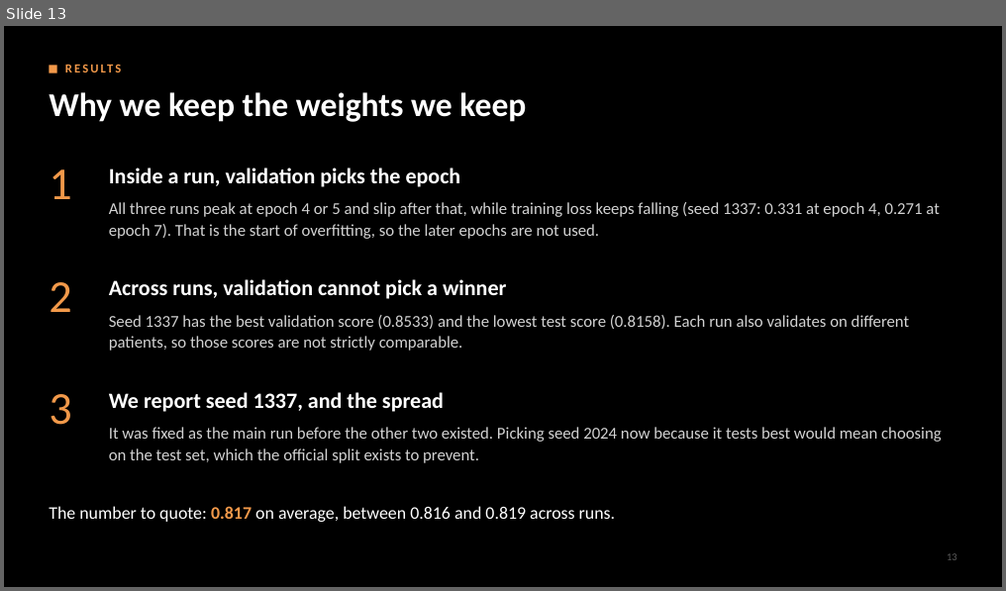
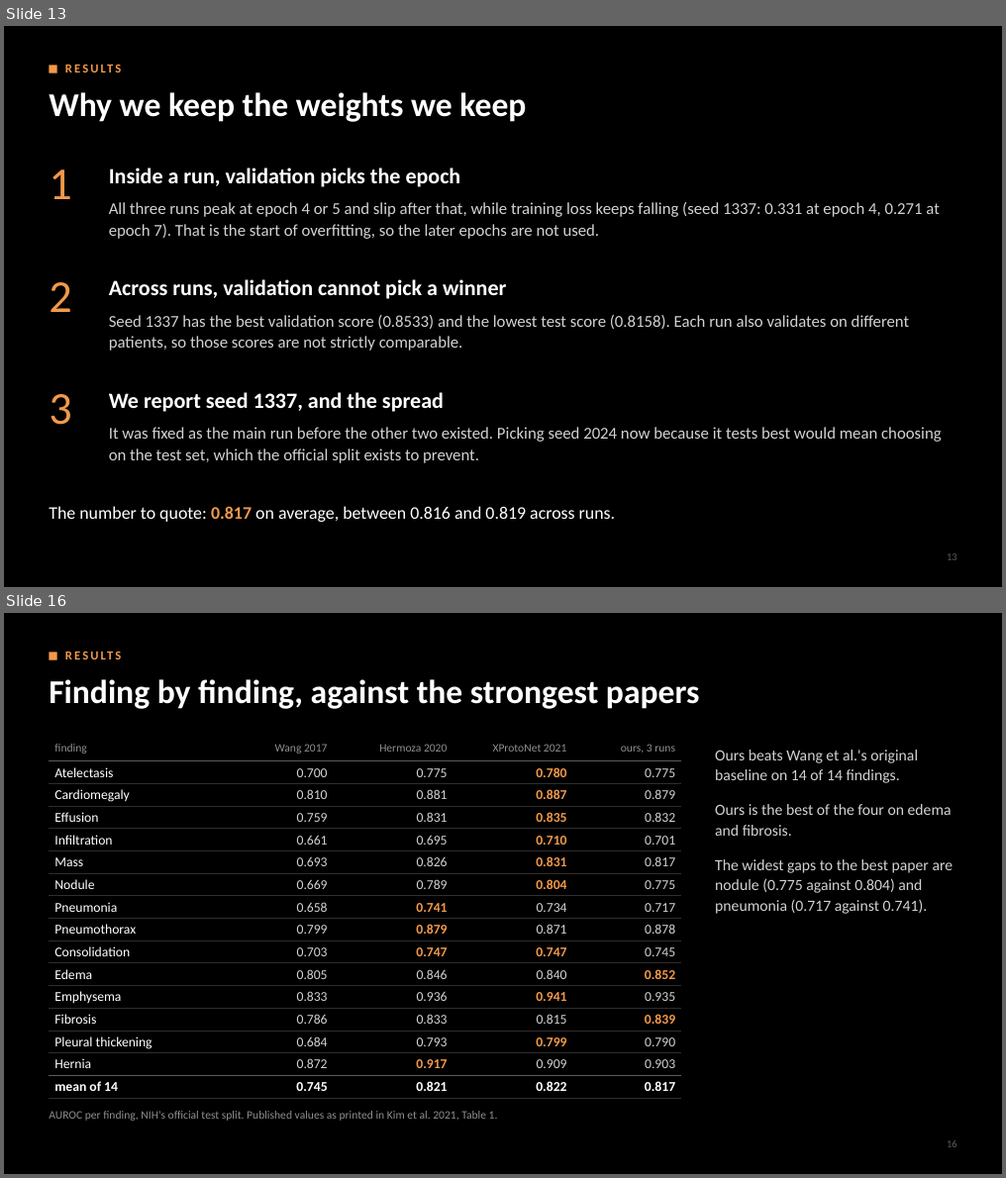
Before and after one commit to NightRaven-0/CNN, a slide deck: presentation/first_review.pptx. Shown one above the other, each under a label of ours: slide 13 before the commit, slides 13 and 16 after it; the slides between them are not shown. The pictures are 1006x591 and 1006x1178 pixels, drawn with LibreOffice and Linux fonts; fonts in the diff are those of the drawing. Boxes give left, top, right and bottom in pixels: in the first picture for what was removed or moved away, otherwise in the second. Text is boxed around its words. In the diff, an @@ line names an element or a change of style, - is before the commit and + after.

```diff
--- a/presentation/first_review.pptx
+++ b/presentation/first_review.pptx
@@ slide 16 added at <box>4,613,1002,1174</box>, background #000000 @@
@@ rectangle added at <box>49,652,57,661</box>, fill #F2994A @@
@@ text added at <box>65,648,740,669</box>, 12 pt, text #F2994A, bold @@
+RESULTS
@@ text added at <box>49,679,699,709</box>, 32 pt, text #FFFFFF, bold @@
+Finding by finding, against the strongest papers
@@ table added at <box>49,735,681,1098</box>, 16 rows, 5 columns @@
+finding | Wang 2017 | Hermoza 2020 | XProtoNet 2021 | ours, 3 runs
+Atelectasis | 0.700 | 0.775 | 0.780 | 0.775
+Cardiomegaly | 0.810 | 0.881 | 0.887 | 0.879
+Effusion | 0.759 | 0.831 | 0.835 | 0.832
+Infiltration | 0.661 | 0.695 | 0.710 | 0.701
+Mass | 0.693 | 0.826 | 0.831 | 0.817
+Nodule | 0.669 | 0.789 | 0.804 | 0.775
+Pneumonia | 0.658 | 0.741 | 0.734 | 0.717
+Pneumothorax | 0.799 | 0.879 | 0.871 | 0.878
+Consolidation | 0.703 | 0.747 | 0.747 | 0.745
+Edema | 0.805 | 0.846 | 0.840 | 0.852
+Emphysema | 0.833 | 0.936 | 0.941 | 0.935
+Fibrosis | 0.786 | 0.833 | 0.815 | 0.839
+Pleural thickening | 0.684 | 0.793 | 0.799 | 0.790
+Hernia | 0.872 | 0.917 | 0.909 | 0.903
+mean of 14 | 0.745 | 0.821 | 0.822 | 0.817
@@ text added at <box>715,750,953,914</box>, 15 pt, text #D2D2D2 @@
+Ours beats Wang et al.'s original baseline on 14 of 14 findings.
+Ours is the best of the four on edema and fibrosis.
+The widest gaps to the best paper are nodule (0.775 against 0.804) and pneumonia (0.717 against 0.741).
@@ text added at <box>49,1111,498,1121</box>, 11 pt, text #8F8F8F @@
+AUROC per finding, NIH's official test split. Published values as printed in Kim et al. 2021, Table 1.
@@ text added at <box>946,1141,957,1148</box>, 10 pt, text #5C5C5C @@
+16
```
Also in this commit, not shown: 16 slides changed, 3 other slides added, 8 other files.
